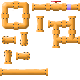
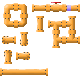
Layered file, before and after one edit (80×80). Changes by layer:
painted on "Layer 20" over [1, 1, 80, 30]
